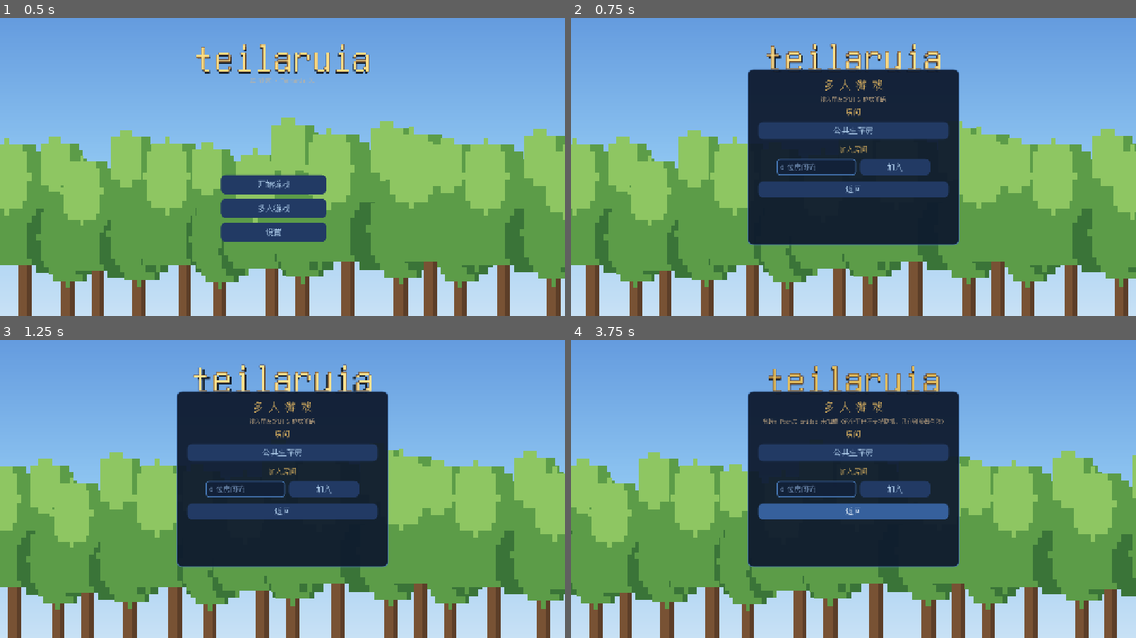
Above: before the commit, frames 1-4 (two rows, left to right).
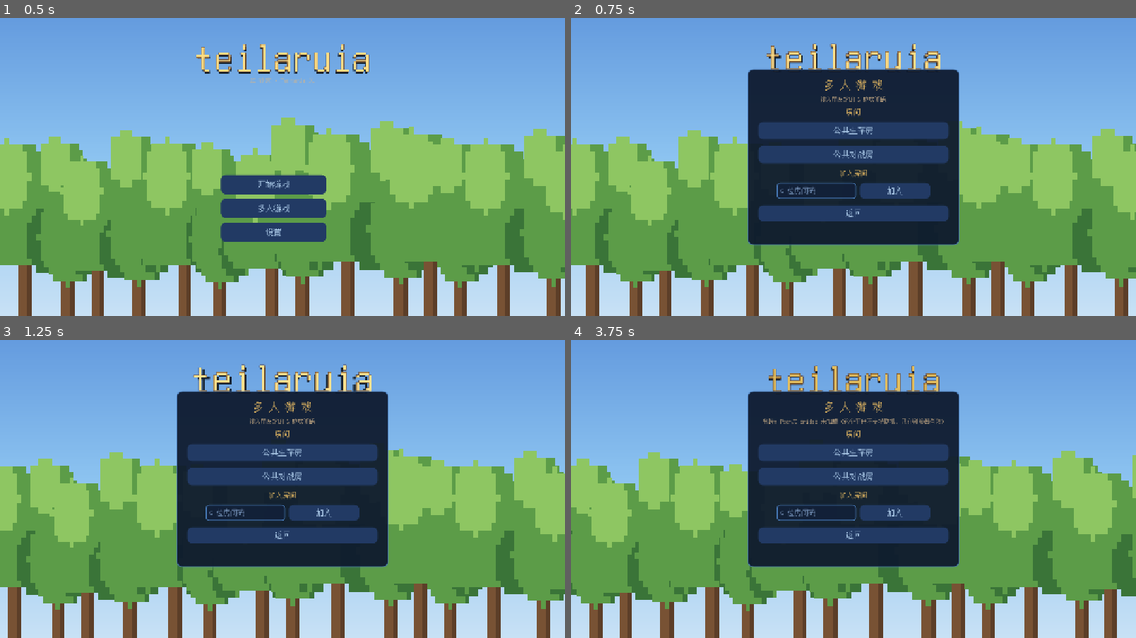
Above: after the commit, the same moments.

Repository: Nornttyy/tielaruia
Game: Godot game, scene res://scenes/main.tscn
The game is run twice, just before and just after one commit, with the same random seed, the same clock (stepped at 60 frames per second) and the same inputs.
Inputs (mouse positions are in pixels of both pictures, inside the frame that each line leads up to):
- Up to frame 1 (0.5 s): no input
- Up to frame 2 (0.75 s): click "多人游戏" at 0.5 s
- Up to frame 3 (1.25 s): no input
- Up to frame 4 (3.75 s): click "公共生存房" at 1.25 s; click (853, 477) at 2 s, where only the run after the commit has a clickable "公共对战房"; tap Enter at 2.75 s; move the mouse to (977, 462) at 2.77 s; hold D (move_right) 2.78-3.5 s; tap E (interact) at 2.85 s; click (977, 462) at 2.92 s; tap Space (jump) at 3.02, 3.32 s; drag from (740, 494) to (825, 542) at 3.52 s

Frame 1 is identical in both runs. In frame 2, 5.4% of the frame differs, in the area x 33-67%, y 42-69%; in frame 3, 5.4%; in frame 4, 6.1%.

Commit message:
feat(pvp): 击杀榜 UI (右上角, 只对战房显) + 主菜单公共对战房入口 + 4语言文案
Co-Authored-By: Claude Opus 4.8 (1M context) <noreply@anthropic.com>

Diff:
--- a/scenes/ui/main_menu.tscn
+++ b/scenes/ui/main_menu.tscn
@@ -505,6 +505,10 @@
 custom_minimum_size = Vector2(0, 40)
 text = "公共生存房"
 
+[node name="PublicPvpButton" type="Button" parent="MultiplayerPanel/VBox"]
+custom_minimum_size = Vector2(0, 40)
+text = "公共对战房"
+
 [node name="JoinTitleLabel" type="Label" parent="MultiplayerPanel/VBox"]
 text = "加入房间"
 horizontal_alignment = 1
--- a/scripts/locale/strings_en.gd
+++ b/scripts/locale/strings_en.gd
@@ -49,6 +49,7 @@
 	"mp_title": "Multiplayer",
 	"mp_rooms_title": "Rooms",
 	"mp_public_survival": "Public Survival",
+	"mp_public_pvp": "Public PvP",
 	"mp_join_title": "Join Room",
 	"mp_entering_public": "Entering public room…",
 	"mp_room_code_prompt": "Enter the 6-digit room code from your friend",
--- a/scripts/locale/strings_ja.gd
+++ b/scripts/locale/strings_ja.gd
@@ -49,6 +49,7 @@
 	"mp_title": "マルチプレイ",
 	"mp_rooms_title": "ルーム",
 	"mp_public_survival": "公開サバイバル",
+	"mp_public_pvp": "公開対戦",
 	"mp_join_title": "ルームに参加",
 	"mp_entering_public": "公開ルームに入室中…",
 	"mp_room_code_prompt": "友達からの 6 桁のルームコードを入力",
--- a/scripts/locale/strings_ko.gd
+++ b/scripts/locale/strings_ko.gd
@@ -49,6 +49,7 @@
 	"mp_title": "멀티플레이",
 	"mp_rooms_title": "방",
 	"mp_public_survival": "공개 서바이벌",
+	"mp_public_pvp": "공개 대전",
 	"mp_join_title": "방 참여",
 	"mp_entering_public": "공개 방 입장 중…",
 	"mp_room_code_prompt": "친구에게 받은 6자리 방 코드 입력",
--- a/scripts/locale/strings_zh.gd
+++ b/scripts/locale/strings_zh.gd
@@ -56,6 +56,7 @@
 	"mp_title": "多 人 游 戏",
 	"mp_rooms_title": "房间",
 	"mp_public_survival": "公共生存房",
+	"mp_public_pvp": "公共对战房",
 	"mp_join_title": "加入房间",
 	"mp_entering_public": "正在进入公共房…",
 	"mp_room_code_prompt": "输入朋友给的 6 位房间码",
--- a/scripts/main.gd
+++ b/scripts/main.gd
@@ -11,6 +11,7 @@
 const ChestPanelScene = preload("res://scenes/ui/chest_panel.tscn")
 const DialogueBoxScene = preload("res://scenes/ui/dialogue_box.tscn")
 const ChatBoxScript = preload("res://scripts/ui/chat_box.gd")   # 联机聊天框 (无 tscn, 纯代码 CanvasLayer)
+const PvpScoreboardScript = preload("res://scripts/ui/pvp_scoreboard.gd")   # PvP 击杀榜 (只对战房显示)
 const LoadingScreenScene = preload("res://scenes/ui/loading_screen.tscn")
 const TouchControlsScript = preload("res://scripts/ui/touch_controls.gd")
 const LoadPlanner = preload("res://scripts/world/load_planner.gd")
@@ -159,6 +160,10 @@
 	chat_box.name = "ChatBox"
 	add_child(chat_box)
 	_game_nodes.append(chat_box)
+	var scoreboard = PvpScoreboardScript.new()
+	scoreboard.name = "PvpScoreboard"
+	add_child(scoreboard)
+	_game_nodes.append(scoreboard)
 	var chest = ChestPanelScene.instantiate()
 	chest.name = "ChestPanel"
 	add_child(chest)
@@ -241,6 +246,10 @@
 	chat_box.name = "ChatBox"
 	add_child(chat_box)
 	_game_nodes.append(chat_box)
+	var scoreboard = PvpScoreboardScript.new()
+	scoreboard.name = "PvpScoreboard"
+	add_child(scoreboard)
+	_game_nodes.append(scoreboard)
 	var chest = ChestPanelScene.instantiate()
 	chest.name = "ChestPanel"
 	add_child(chest)
--- a/scripts/ui/main_menu.gd
+++ b/scripts/ui/main_menu.gd
@@ -146,6 +146,7 @@
 	$MultiplayerPanel/VBox/TitleLabel.text = Locale.t("mp_title")
 	$MultiplayerPanel/VBox/RoomsLabel.text = Locale.t("mp_rooms_title")
 	$MultiplayerPanel/VBox/PublicSurvivalButton.text = Locale.t("mp_public_survival")
+	$MultiplayerPanel/VBox/PublicPvpButton.text = Locale.t("mp_public_pvp")
 	$MultiplayerPanel/VBox/JoinTitleLabel.text = Locale.t("mp_join_title")
 	$MultiplayerPanel/VBox/JoinRow/JoinInput.placeholder_text = Locale.t("mp_room_code_placeholder")
 	$MultiplayerPanel/VBox/JoinRow/JoinButton.text = Locale.t("mp_join_label")
@@ -928,12 +929,15 @@
 	var join_btn: Button = panel.get_node("VBox/JoinRow/JoinButton")
 	var back_btn: Button = panel.get_node("VBox/BackButton")
 	var pub_btn: Button = panel.get_node("VBox/PublicSurvivalButton")
+	var pvp_btn: Button = panel.get_node("VBox/PublicPvpButton")
 	_apply_button_style(join_btn)
 	_apply_button_style(back_btn)
 	_apply_button_style(pub_btn)
+	_apply_button_style(pvp_btn)
 	join_btn.pressed.connect(_on_join_pressed)
 	back_btn.pressed.connect(_on_multiplayer_back_pressed)
 	pub_btn.pressed.connect(_on_public_survival_pressed)
+	pvp_btn.pressed.connect(_on_public_pvp_pressed)
 	# 接 NetworkManager 信号 (autoload, 一直在). host 已移到 PauseMenu, 主菜单只 join.
 	if NetworkManager != null:
 		if not NetworkManager.status_changed.is_connected(_on_mp_status_changed):
@@ -970,6 +974,17 @@
 		return
 	_entering_public = true
 	NetworkManager.enter_public("SV", MpRooms.PUBLIC_SV_SEED, MpRooms.PUBLIC_SV_SIZE, MpRooms.PUBLIC_SV_DIFF)
+	$MultiplayerPanel/VBox/StatusLabel.text = Locale.t("mp_entering_public")
+	_refresh_multiplayer_status()
+
+
+# 点「公共对战房」: 进 PVP 公共房 (能互相打). 同样固定地图; 进游戏流程同生存房.
+func _on_public_pvp_pressed() -> void:
+	if NetworkManager == null:
+		$MultiplayerPanel/VBox/StatusLabel.text = Locale.t("mp_status_error_prefix") + "只在浏览器有效"
+		return
+	_entering_public = true
+	NetworkManager.enter_public("PVP", MpRooms.PUBLIC_SV_SEED, MpRooms.PUBLIC_SV_SIZE, MpRooms.PUBLIC_SV_DIFF)
 	$MultiplayerPanel/VBox/StatusLabel.text = Locale.t("mp_entering_public")
 	_refresh_multiplayer_status()
 
--- /dev/null
+++ b/scripts/ui/pvp_scoreboard.gd
@@ -0,0 +1,71 @@
+# PvP 击杀榜 (CanvasLayer, 纯代码)。只在对战房显示, 右上角列 "名字 ×击杀数"。
+# 监听 NetworkManager.kill_scored 累加 (各端独立统计, 靠 pkill 广播保持一致)。
+extends CanvasLayer
+
+var _vbox: VBoxContainer
+var _kills: Dictionary = {}   # peer_id(String) → 击杀数(int)
+
+
+func _ready() -> void:
+	layer = 48   # 世界之上、HUD(50) 之下
+	process_mode = Node.PROCESS_MODE_ALWAYS
+	var panel := PanelContainer.new()
+	panel.set_anchors_preset(Control.PRESET_TOP_RIGHT)
+	panel.offset_left = -190.0
+	panel.offset_right = -8.0
+	panel.offset_top = 8.0
+	panel.mouse_filter = Control.MOUSE_FILTER_IGNORE
+	add_child(panel)
+	_vbox = VBoxContainer.new()
+	_vbox.mouse_filter = Control.MOUSE_FILTER_IGNORE
+	panel.add_child(_vbox)
+	_refresh()
+	if NetworkManager != null and NetworkManager.has_signal("kill_scored"):
+		NetworkManager.kill_scored.connect(_on_kill_scored)
+
+
+func _process(_delta: float) -> void:
+	# 只在对战房露脸
+	visible = NetworkManager != null and NetworkManager.is_pvp()
+
+
+func _on_kill_scored(killer_pid: String, _victim_pid: String) -> void:
+	if killer_pid == "":
+		return   # 没凶手 (掉虚空/自杀) 不计
+	_kills[killer_pid] = int(_kills.get(killer_pid, 0)) + 1
+	_refresh()
+
+
+func _name_for(pid: String) -> String:
+	if NetworkManager != null and pid == NetworkManager.my_peer_id():
+		return _local_name()
+	# 远程: 暂用最近收到的对方名 (多人精确名是后续优化), 退回 pid
+	if NetworkManager != null and NetworkManager.remote_player_name != "":
+		return NetworkManager.remote_player_name
+	return pid
+
+
+func _local_name() -> String:
+	if GameSettings != null and GameSettings.player_name != "":
+		return GameSettings.player_name
+	return "我"
+
+
+func _refresh() -> void:
+	for c in _vbox.get_children():
+		c.free()   # 立即清 (非 queue_free, 防同帧重建数不对)
+	var title := Label.new()
+	title.text = "击杀榜"
+	title.add_theme_color_override("font_color", Color(1, 0.85, 0.4))
+	title.add_theme_color_override("font_outline_color", Color(0, 0, 0, 0.9))
+	title.add_theme_constant_override("outline_size", 3)
+	_vbox.add_child(title)
+	var pids: Array = _kills.keys()
+	pids.sort_custom(func(a, b): return int(_kills[a]) > int(_kills[b]))   # 击杀多的排前
+	for pid in pids:
+		var l := Label.new()
+		l.text = "%s  ×%d" % [_name_for(pid), int(_kills[pid])]
+		l.add_theme_color_override("font_color", Color(1, 1, 1, 1))
+		l.add_theme_color_override("font_outline_color", Color(0, 0, 0, 0.9))
+		l.add_theme_constant_override("outline_size", 3)
+		_vbox.add_child(l)
--- a/tests/integration/test_public_room_flow.gd
+++ b/tests/integration/test_public_room_flow.gd
@@ -67,3 +67,18 @@
 	var btn = menu.get_node_or_null("MultiplayerPanel/VBox/PublicSurvivalButton")
 	assert_not_null(btn, "多人面板该有公共生存房按钮")
 	assert_true(menu.has_method("_on_public_survival_pressed"), "该有公共生存房按钮回调")
+	# PvP 对战房按钮 + 回调
+	assert_not_null(menu.get_node_or_null("MultiplayerPanel/VBox/PublicPvpButton"), "该有公共对战房按钮")
+	assert_true(menu.has_method("_on_public_pvp_pressed"), "该有公共对战房按钮回调")
+
+
+func test_pvp_scoreboard_counts_kills() -> void:
+	var Scoreboard = load("res://scripts/ui/pvp_scoreboard.gd")
+	var sb = Scoreboard.new()
+	add_child_autofree(sb)
+	await wait_frames(1)
+	sb._on_kill_scored("A", "B")
+	sb._on_kill_scored("A", "C")
+	sb._on_kill_scored("", "D")   # 没凶手不计
+	assert_eq(int(sb._kills.get("A", 0)), 2, "A 杀了 2 个")
+	assert_false(sb._kills.has(""), "空凶手不进榜")
